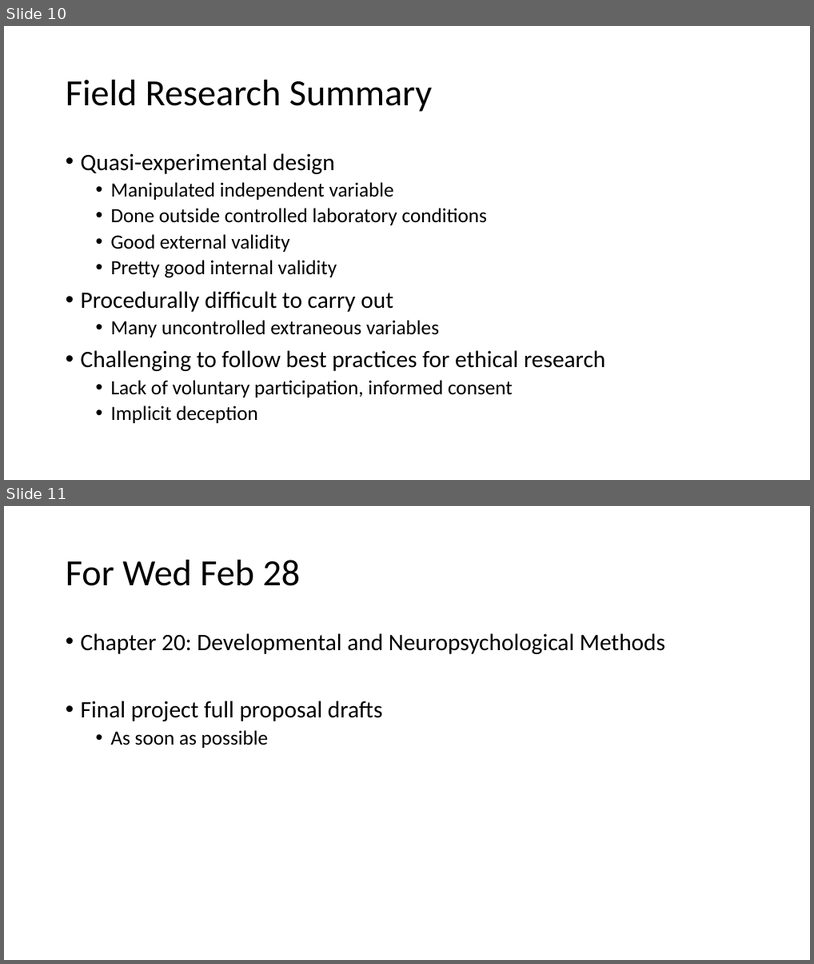
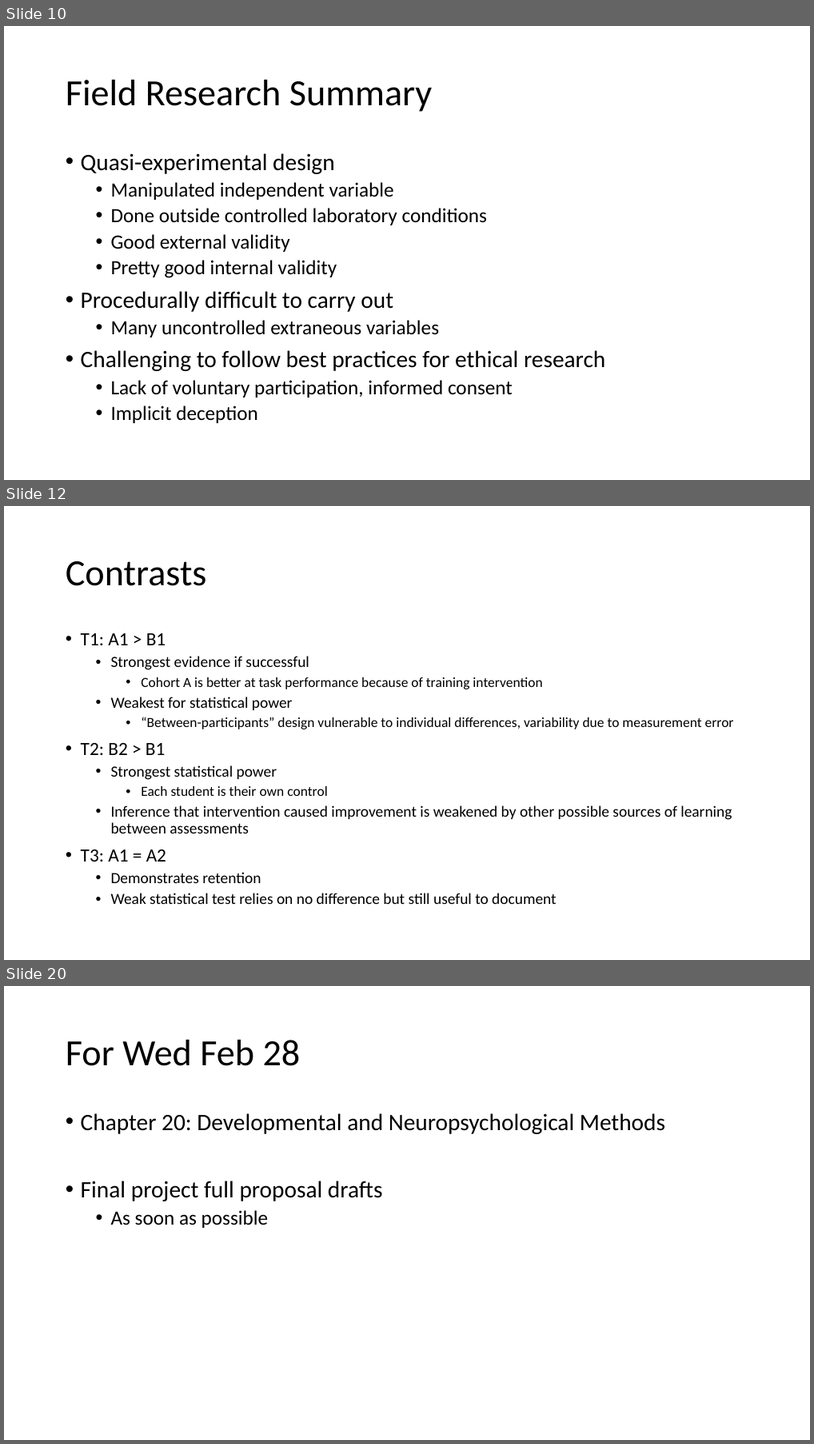
Before and after one commit to preber/Research-Methods, a slide deck: Class Slides 2024/Class 23.pptx. Shown one above the other, each under a label of ours: slides 10 and 11 before the commit, slides 10, 12 and 20 after it; the slides between them are not shown. The pictures are 814x964 and 814x1444 pixels, drawn with LibreOffice and Linux fonts; fonts in the diff are those of the drawing. Boxes give left, top, right and bottom in pixels: in the first picture for what was removed or moved away, otherwise in the second. Text is boxed around its words. In the diff, an @@ line names an element or a change of style, - is before the commit and + after.

```diff
--- a/Class Slides 2024/Class 23.pptx
+++ b/Class Slides 2024/Class 23.pptx
@@ slide 12 added at (x1=4, y1=506, x2=810, y2=960), background #FFFFFF @@
@@ title added at (x1=66, y1=561, x2=207, y2=586), 44 pt, text #000000 @@
+Contrasts
@@ text added at (x1=81, y1=633, x2=734, y2=904), 18.5 pt, text #000000 @@
+• T1: A1 > B1
+  • Strongest evidence if successful
+    • Cohort A is better at task performance because of training intervention
+  • Weakest for statistical power
+    • “Between-participants” design vulnerable to individual differences, variability due to measurement error
+• T2: B2 > B1
+  • Strongest statistical power
+    • Each student is their own control
+  • Inference that intervention caused improvement is weakened by other possible sources of learning between assessments
+• T3: A1 = A2
+  • Demonstrates retention
+  • Weak statistical test relies on no difference but still useful to document
@@ what was slide 11 is now slide 20 @@
```
Also in this commit, not shown: 8 other slides added, 3 other files.
